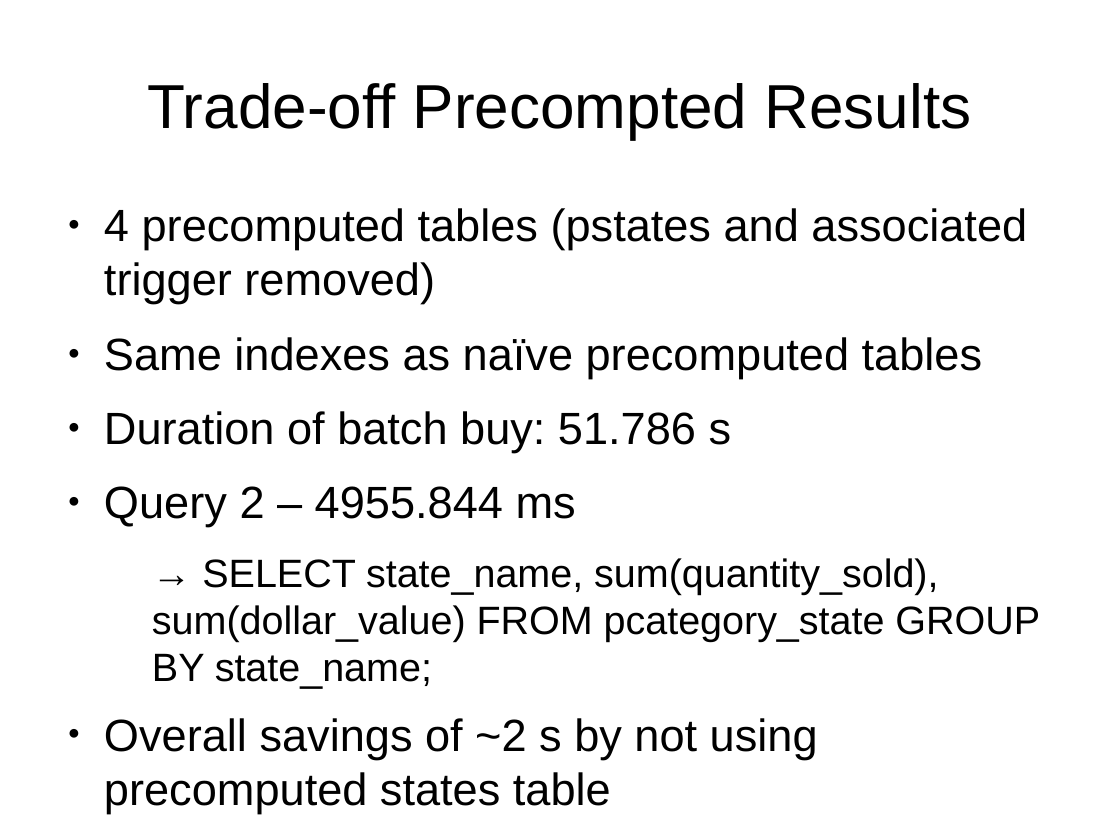
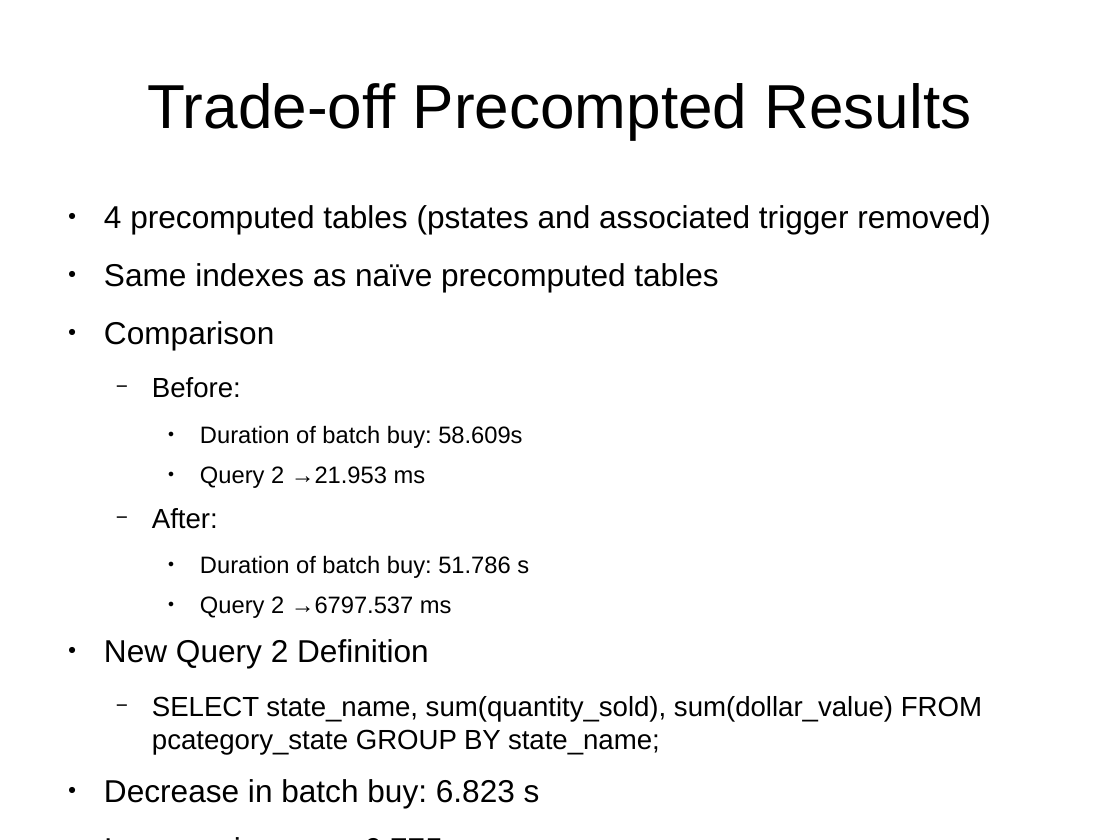
Before and after one commit to afcarl/dse201_final, a slide deck: slide 15 of dse201_final_report.odp (slide 9 before the commit). Drawn at 1120x840 pixels with LibreOffice and Linux fonts; fonts in the diff are those of the drawing. Boxes give left, top, right and bottom in pixels: in the first picture for what was removed or moved away, otherwise in the second. Text is boxed around its words. In the diff, an @@ line names an element or a change of style, - is before the commit and + after.

Commit message:
updated final indexes

```diff
--- a/dse201_final_report.odp
+++ b/dse201_final_report.odp
@@ text at bbox=[104, 205, 991, 578]: size 32 to 22.4 pt in "4 precomputed tables (pstates and associated trigger ...", "Same indexes as naïve precomputed tables"; size 32 to 16.8 pt in "Duration of batch buy: 51.786 s"; list level 1 to 3 in "Duration of batch buy: 51.786 ..." @@
@@ text at bbox=[104, 321, 522, 529]: paragraphs added @@
+● Comparison
+  − Before:
+    ● Duration of batch buy: 58.609s
+    ● Query 2 →21.953 ms
+  − After:
@@ text at bbox=[104, 596, 982, 808]: text changed; size 28 to 19.6 pt @@
-● Query 2 – 4955.844 ms
-  → SELECT state_name, sum(quantity_sold), sum(dollar_value) FROM pcategory_state GROUP BY state_name;
-● Overall savings of ~2 s by not using precomputed states table
+    ● Query 2 →6797.537 ms
+● New Query 2 Definition
+  − SELECT state_name, sum(quantity_sold), sum(dollar_value) FROM pcategory_state GROUP BY state_name;
+● Decrease in batch buy: 6.823 s
+● Increase in query: 6.775 s
```
Also in this commit, not shown: 10 other slides changed, 2 slides added, 6 slides removed, 5 other files.
